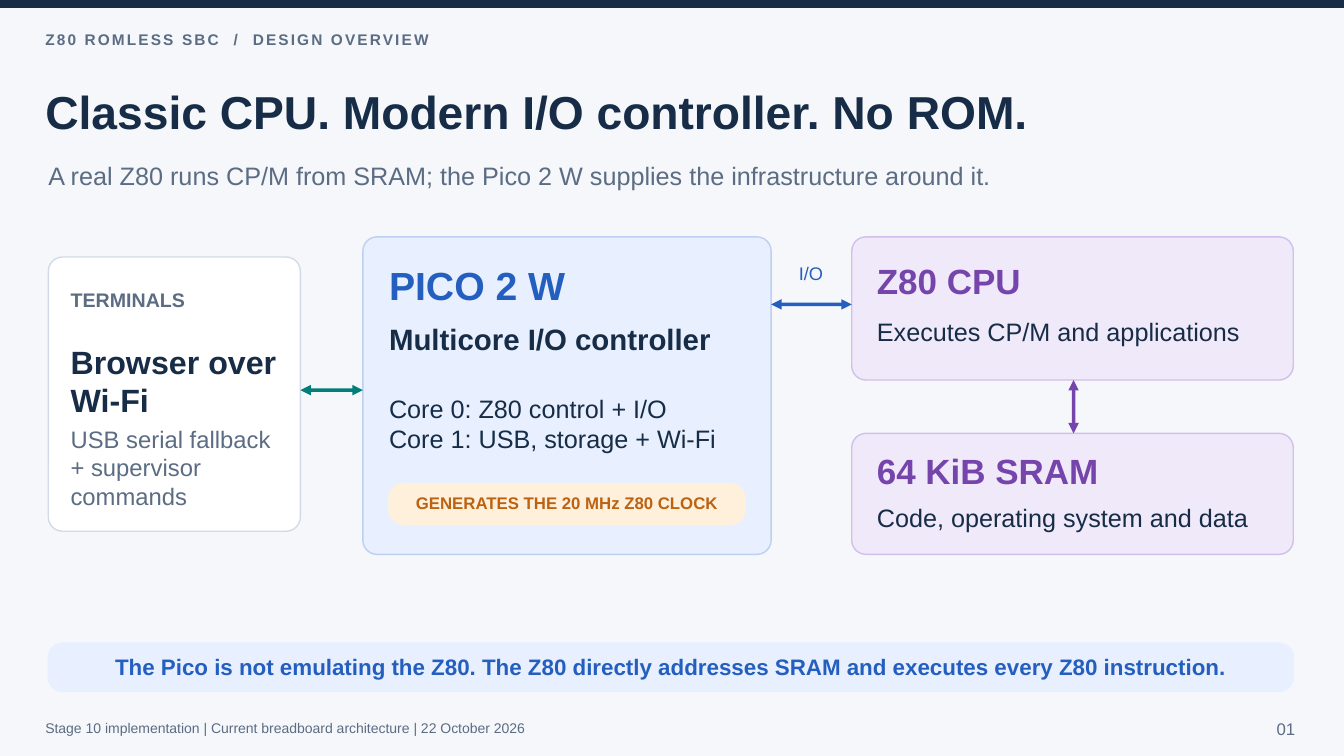
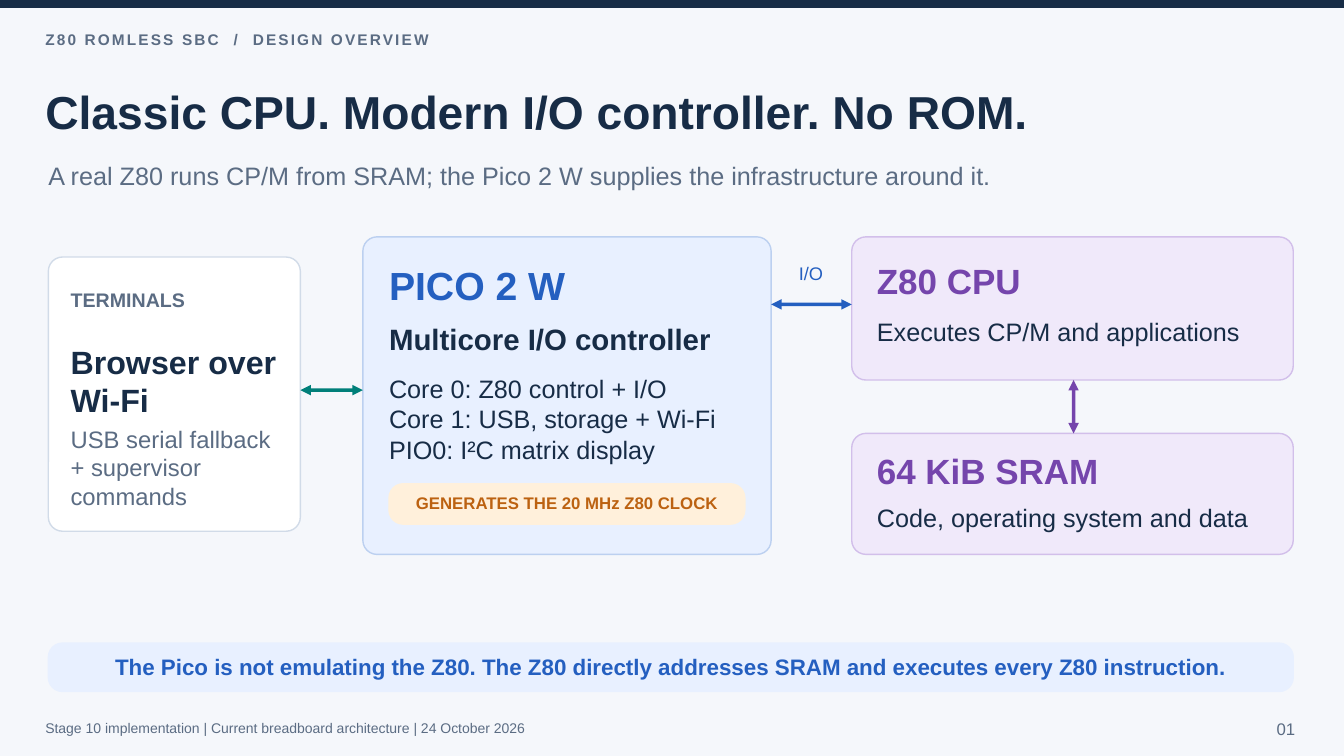
Before and after one commit to gloveboxes/Z80ROMlessSBC, a slide deck: slide 1 of docs/Z80-ROMless-SBC-Design-Overview.pptx. Drawn at 1344x756 pixels with LibreOffice and Linux fonts; fonts in the diff are those of the drawing. Boxes give left, top, right and bottom in pixels: in the first picture for what was removed or moved away, otherwise in the second. Text is boxed around its words. In the diff, an @@ line names an element or a change of style, - is before the commit and + after.

```diff
--- a/docs/Z80-ROMless-SBC-Design-Overview.pptx
+++ b/docs/Z80-ROMless-SBC-Design-Overview.pptx
@@ text "Core 0: Z80 control + ...": place and size @@
-text "Core 0: Z80 control + ..." at (389,399,716,454)
+text "Core 0: Z80 control + ..." at (389,379,716,464)
@@ text at (389,440,654,464): paragraph added @@
+PIO0: I²C matrix display
@@ text at (45,723,525,736): text changed @@
-Stage 10 implementation | Current breadboard architecture | 22 October 2026
+Stage 10 implementation | Current breadboard architecture | 24 October 2026
```
Also in this commit, not shown: 8 other slides changed, 3 other files.
